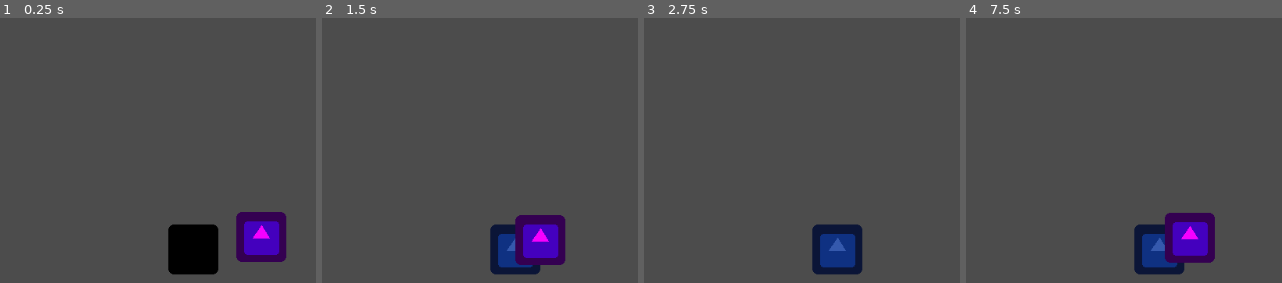
Above: before the commit, frames 1-4 (left to right).
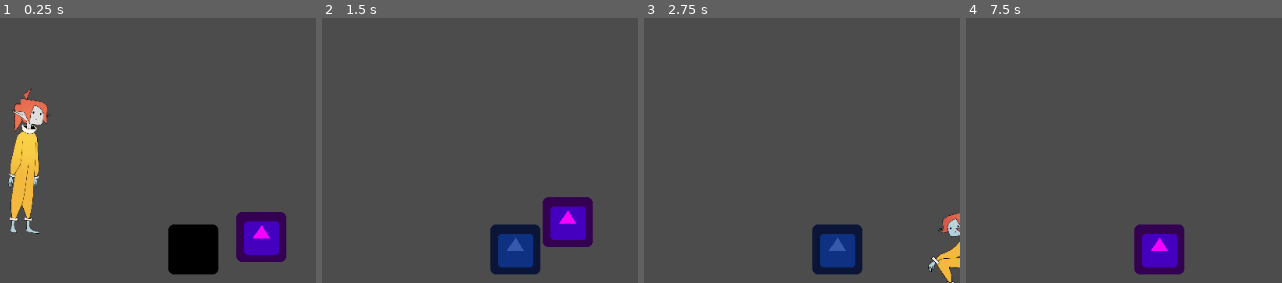
Above: after the commit, the same moments.

Repository: matthewkurnia/TuringsGarden
Game: Godot game, scene res://src/Player/PlayerTestScene.tscn
The game is run twice, just before and just after one commit, with the same random seed, the same clock (stepped at 60 frames per second) and the same inputs. The project has no main scene, so this scene is started directly. The engine's default icon, where the game draws it, is replaced by a stand-in: a white triangle on a blue panel in a dark square.
Inputs:
- Up to frame 1 (0.25 s): no input
- Up to frame 2 (1.5 s): hold D (right) from 0.53 s (still down); tap Space (jump) at 0.6, 0.77, 1.07 s; tap E (interact) at 1.35 s
- Up to frame 3 (2.75 s): tap Space (jump) at 1.52, 1.55, 1.82, 2.1 s; release D (right) at 2.03 s; hold A (left) from 2.03 s (still down)
- Up to frame 4 (7.5 s): release A (left) at 2.78 s; hold D (right) 2.78-4.28 s; tap E (interact) every 1.5 s from 2.85 to 7.35 s; tap Space (jump) at 3.02, 3.05, 3.32, 3.6, 3.77, 4.07, 4.52, 4.55, 4.82, 5, 5.1, 6.02, 6.05, 6.32, 6.5, 6.6, 6.77, 7.07 s; tap Enter at 4.25, 5.75, 7.25 s; hold A (left) 4.28-5.03 s; hold D (right) 5.03-5.78 s; hold A (left) 5.78-7.28 s; hold D (right) from 7.28 s (still down)

The runs differ from the first frame. In frame 1, 3.7% of the frame differs, in the area x 2-17%, y 26-82%; in frame 2, 4.8%, in the area x 61-86%, y 67-94%; in frame 3, 1.1%; in frame 4, 4.8%.

Commit message:
animation tree implemented

Diff:
--- a/src/Player/Player.gd
+++ b/src/Player/Player.gd
@@ -1,5 +1,7 @@
 extends KinematicBody2D
 
+
+signal direction_changed(curr_direction)
 
 const NORMAL = Vector2(0, -1)
 
@@ -25,7 +27,15 @@
 	if apply_friction:
 		tmp_velo.x = lerp(tmp_velo.x, 0, friction)
 	velo = move_and_slide(rotation_transform * tmp_velo, rotation_transform * NORMAL)
-	direction = sign(velo.x)
+	update_direction()
+
+
+func update_direction():
+	if sign(velo.x) == 0:
+		return
+	if direction != sign(velo.x):
+		direction = sign(velo.x)
+		emit_signal("direction_changed", direction)
 
 
 func change_state(state_name: String):
--- a/src/Player/Player.tscn
+++ b/src/Player/Player.tscn
@@ -7,22 +7,575 @@
 [ext_resource path="res://src/Player/States/Jump.gd" type="Script" id=5]
 [ext_resource path="res://src/Player/States/Fall.gd" type="Script" id=6]
 [ext_resource path="res://src/Player/PickupArea.gd" type="Script" id=7]
-
-[sub_resource type="RectangleShape2D" id=1]
-extents = Vector2( 16, 16 )
-
-[sub_resource type="CircleShape2D" id=2]
+[ext_resource path="res://assets/player/sprites/evelyn0027.png" type="Texture" id=8]
+[ext_resource path="res://assets/player/sprites/evelyn0021.png" type="Texture" id=9]
+[ext_resource path="res://assets/player/sprites/evelyn0009.png" type="Texture" id=10]
+[ext_resource path="res://assets/player/sprites/evelyn0010.png" type="Texture" id=11]
+[ext_resource path="res://assets/player/sprites/evelyn0017.png" type="Texture" id=12]
+[ext_resource path="res://assets/player/sprites/evelyn0006.png" type="Texture" id=13]
+[ext_resource path="res://assets/player/sprites/evelyn0002.png" type="Texture" id=14]
+[ext_resource path="res://assets/player/sprites/evelyn0019.png" type="Texture" id=15]
+[ext_resource path="res://assets/player/sprites/evelyn0024.png" type="Texture" id=16]
+[ext_resource path="res://assets/player/sprites/evelyn0018.png" type="Texture" id=17]
+[ext_resource path="res://assets/player/sprites/evelyn0025.png" type="Texture" id=18]
+[ext_resource path="res://assets/player/sprites/evelyn0007.png" type="Texture" id=19]
+[ext_resource path="res://assets/player/sprites/evelyn0026.png" type="Texture" id=20]
+[ext_resource path="res://assets/player/sprites/evelyn0013.png" type="Texture" id=21]
+[ext_resource path="res://assets/player/sprites/evelyn0001.png" type="Texture" id=22]
+[ext_resource path="res://assets/player/sprites/evelyn0005.png" type="Texture" id=23]
+[ext_resource path="res://assets/player/sprites/evelyn0004.png" type="Texture" id=24]
+[ext_resource path="res://assets/player/sprites/evelyn0014.png" type="Texture" id=25]
+[ext_resource path="res://assets/player/sprites/evelyn0003.png" type="Texture" id=26]
+[ext_resource path="res://assets/player/sprites/evelyn0011.png" type="Texture" id=27]
+[ext_resource path="res://assets/player/sprites/evelyn0012.png" type="Texture" id=28]
+[ext_resource path="res://assets/player/sprites/evelyn0016.png" type="Texture" id=29]
+[ext_resource path="res://assets/player/sprites/evelyn0015.png" type="Texture" id=30]
+[ext_resource path="res://assets/player/sprites/evelyn0020.png" type="Texture" id=31]
+[ext_resource path="res://assets/player/sprites/evelyn0023.png" type="Texture" id=32]
+[ext_resource path="res://assets/player/sprites/evelyn0008.png" type="Texture" id=33]
+[ext_resource path="res://src/Player/PlayerAnimationTree.gd" type="Script" id=34]
+[ext_resource path="res://assets/player/sprites/evelyn0022.png" type="Texture" id=35]
+[ext_resource path="res://assets/player/sprites/evelyn0029.png" type="Texture" id=36]
+[ext_resource path="res://assets/player/sprites/evelyn0030.png" type="Texture" id=37]
+[ext_resource path="res://assets/player/sprites/evelyn0028.png" type="Texture" id=38]
+
+[sub_resource type="SpriteFrames" id=1]
+animations = [ {
+"frames": [ ExtResource( 22 ), ExtResource( 14 ) ],
+"loop": true,
+"name": "idle",
+"speed": 3.0
+}, {
+"frames": [ ExtResource( 29 ), ExtResource( 12 ) ],
+"loop": true,
+"name": "run_turn",
+"speed": 5.0
+}, {
+"frames": [ ExtResource( 29 ), ExtResource( 37 ) ],
+"loop": true,
+"name": "stopping",
+"speed": 5.0
+}, {
+"frames": [ ExtResource( 13 ), ExtResource( 19 ), ExtResource( 33 ), ExtResource( 10 ), ExtResource( 11 ), ExtResource( 27 ), ExtResource( 28 ), ExtResource( 21 ), ExtResource( 25 ), ExtResource( 30 ), ExtResource( 24 ), ExtResource( 23 ) ],
+"loop": true,
+"name": "run",
+"speed": 12.0
+}, {
+"frames": [ ExtResource( 26 ) ],
+"loop": true,
+"name": "stand_turn",
+"speed": 12.0
+}, {
+"frames": [ ExtResource( 17 ), ExtResource( 15 ), ExtResource( 31 ), ExtResource( 9 ), ExtResource( 35 ) ],
+"loop": false,
+"name": "jump",
+"speed": 12.0
+}, {
+"frames": [ ExtResource( 16 ), ExtResource( 18 ), ExtResource( 20 ) ],
+"loop": true,
+"name": "fall",
+"speed": 3.0
+}, {
+"frames": [ ExtResource( 32 ) ],
+"loop": true,
+"name": "air_turn",
+"speed": 12.0
+}, {
+"frames": [ ExtResource( 8 ), ExtResource( 38 ), ExtResource( 36 ), ExtResource( 37 ) ],
+"loop": false,
+"name": "land",
+"speed": 12.0
+} ]
+
+[sub_resource type="RectangleShape2D" id=2]
+extents = Vector2( 20, 83 )
+
+[sub_resource type="CircleShape2D" id=3]
 radius = 80.0
+
+[sub_resource type="Animation" id=4]
+resource_name = "fall"
+length = 0.5
+step = 0.083
+tracks/0/type = "value"
+tracks/0/path = NodePath("AnimatedSprite:animation")
+tracks/0/interp = 1
+tracks/0/loop_wrap = true
+tracks/0/imported = false
+tracks/0/enabled = true
+tracks/0/keys = {
+"times": PoolRealArray( 0 ),
+"transitions": PoolRealArray( 1 ),
+"update": 1,
+"values": [ "fall" ]
+}
+tracks/1/type = "value"
+tracks/1/path = NodePath("AnimatedSprite:frame")
+tracks/1/interp = 1
+tracks/1/loop_wrap = true
+tracks/1/imported = false
+tracks/1/enabled = true
+tracks/1/keys = {
+"times": PoolRealArray( 0, 0.083, 0.166 ),
+"transitions": PoolRealArray( 1, 1, 1 ),
+"update": 1,
+"values": [ 0, 1, 2 ]
+}
+
+[sub_resource type="Animation" id=5]
+resource_name = "idle"
+length = 0.6
+loop = true
+tracks/0/type = "value"
+tracks/0/path = NodePath("AnimatedSprite:frame")
+tracks/0/interp = 1
+tracks/0/loop_wrap = true
+tracks/0/imported = false
+tracks/0/enabled = true
+tracks/0/keys = {
+"times": PoolRealArray( 0, 0.3 ),
+"transitions": PoolRealArray( 1, 1 ),
+"update": 1,
+"values": [ 0, 1 ]
+}
+tracks/1/type = "value"
+tracks/1/path = NodePath("AnimatedSprite:animation")
+tracks/1/interp = 1
+tracks/1/loop_wrap = true
+tracks/1/imported = false
+tracks/1/enabled = true
+tracks/1/keys = {
+"times": PoolRealArray( 0 ),
+"transitions": PoolRealArray( 1 ),
+"update": 1,
+"values": [ "idle" ]
+}
+
+[sub_resource type="Animation" id=6]
+resource_name = "jump"
+length = 0.415
+step = 0.083
+tracks/0/type = "value"
+tracks/0/path = NodePath("AnimatedSprite:animation")
+tracks/0/interp = 1
+tracks/0/loop_wrap = true
+tracks/0/imported = false
+tracks/0/enabled = true
+tracks/0/keys = {
+"times": PoolRealArray( 0 ),
+"transitions": PoolRealArray( 1 ),
+"update": 1,
+"values": [ "jump" ]
+}
+tracks/1/type = "value"
+tracks/1/path = NodePath("AnimatedSprite:frame")
+tracks/1/interp = 1
+tracks/1/loop_wrap = true
+tracks/1/imported = false
+tracks/1/enabled = true
+tracks/1/keys = {
+"times": PoolRealArray( 0, 0.083, 0.166, 0.249, 0.332 ),
+"transitions": PoolRealArray( 1, 1, 1, 1, 1 ),
+"update": 1,
+"values": [ 0, 1, 2, 3, 4 ]
+}
+
+[sub_resource type="Animation" id=7]
+resource_name = "land"
+length = 0.332
+step = 0.083
+tracks/0/type = "value"
+tracks/0/path = NodePath("AnimatedSprite:animation")
+tracks/0/interp = 1
+tracks/0/loop_wrap = true
+tracks/0/imported = false
+tracks/0/enabled = true
+tracks/0/keys = {
+"times": PoolRealArray( 0 ),
+"transitions": PoolRealArray( 1 ),
+"update": 1,
+"values": [ "land" ]
+}
+tracks/1/type = "value"
+tracks/1/path = NodePath("AnimatedSprite:frame")
+tracks/1/interp = 1
+tracks/1/loop_wrap = true
+tracks/1/imported = false
+tracks/1/enabled = true
+tracks/1/keys = {
+"times": PoolRealArray( 0, 0.083, 0.166, 0.249 ),
+"transitions": PoolRealArray( 1, 1, 1, 1 ),
+"update": 1,
+"values": [ 0, 1, 2, 3 ]
+}
+
+[sub_resource type="Animation" id=8]
+resource_name = "mid_jump"
+length = 0.2
+tracks/0/type = "value"
+tracks/0/path = NodePath("AnimatedSprite:animation")
+tracks/0/interp = 1
+tracks/0/loop_wrap = true
+tracks/0/imported = false
+tracks/0/enabled = true
+tracks/0/keys = {
+"times": PoolRealArray( 0 ),
+"transitions": PoolRealArray( 1 ),
+"update": 1,
+"values": [ "jump" ]
+}
+tracks/1/type = "value"
+tracks/1/path = NodePath("AnimatedSprite:frame")
+tracks/1/interp = 1
+tracks/1/loop_wrap = true
+tracks/1/imported = false
+tracks/1/enabled = true
+tracks/1/keys = {
+"times": PoolRealArray( 0 ),
+"transitions": PoolRealArray( 1 ),
+"update": 1,
+"values": [ 4 ]
+}
+
+[sub_resource type="Animation" id=9]
+loop = true
+step = 0.083
+tracks/0/type = "value"
+tracks/0/path = NodePath("AnimatedSprite:frame")
+tracks/0/interp = 1
+tracks/0/loop_wrap = true
+tracks/0/imported = false
+tracks/0/enabled = true
+tracks/0/keys = {
+"times": PoolRealArray( 0, 0.083, 0.166, 0.249, 0.332, 0.415, 0.498, 0.581, 0.664, 0.747, 0.83, 0.913 ),
+"transitions": PoolRealArray( 1, 1, 1, 1, 1, 1, 1, 1, 1, 1, 1, 1 ),
+"update": 1,
+"values": [ 0, 1, 2, 3, 4, 5, 6, 7, 8, 9, 10, 11 ]
+}
+tracks/1/type = "value"
+tracks/1/path = NodePath("AnimatedSprite:animation")
+tracks/1/interp = 1
+tracks/1/loop_wrap = true
+tracks/1/imported = false
+tracks/1/enabled = true
+tracks/1/keys = {
+"times": PoolRealArray( 0 ),
+"transitions": PoolRealArray( 1 ),
+"update": 1,
+"values": [ "run" ]
+}
+
+[sub_resource type="Animation" id=43]
+resource_name = "run_start"
+length = 0.083
+step = 0.083
+tracks/0/type = "value"
+tracks/0/path = NodePath("AnimatedSprite:animation")
+tracks/0/interp = 1
+tracks/0/loop_wrap = true
+tracks/0/imported = false
+tracks/0/enabled = true
+tracks/0/keys = {
+"times": PoolRealArray( 0 ),
+"transitions": PoolRealArray( 1 ),
+"update": 1,
+"values": [ "stopping" ]
+}
+tracks/1/type = "value"
+tracks/1/path = NodePath("AnimatedSprite:frame")
+tracks/1/interp = 1
+tracks/1/loop_wrap = true
+tracks/1/imported = false
+tracks/1/enabled = true
+tracks/1/keys = {
+"times": PoolRealArray( 0 ),
+"transitions": PoolRealArray( 1 ),
+"update": 1,
+"values": [ 1 ]
+}
+
+[sub_resource type="Animation" id=10]
+resource_name = "stop"
+length = 0.2
+tracks/0/type = "value"
+tracks/0/path = NodePath("AnimatedSprite:animation")
+tracks/0/interp = 1
+tracks/0/loop_wrap = true
+tracks/0/imported = false
+tracks/0/enabled = true
+tracks/0/keys = {
+"times": PoolRealArray( 0 ),
+"transitions": PoolRealArray( 1 ),
+"update": 1,
+"values": [ "stopping" ]
+}
+tracks/1/type = "value"
+tracks/1/path = NodePath("AnimatedSprite:frame")
+tracks/1/interp = 1
+tracks/1/loop_wrap = true
+tracks/1/imported = false
+tracks/1/enabled = true
+tracks/1/keys = {
+"times": PoolRealArray( 0, 0.1 ),
+"transitions": PoolRealArray( 1, 1 ),
+"update": 1,
+"values": [ 0, 1 ]
+}
+
+[sub_resource type="Animation" id=11]
+length = 0.083
+step = 0.01
+tracks/0/type = "value"
+tracks/0/path = NodePath("AnimatedSprite:animation")
+tracks/0/interp = 1
+tracks/0/loop_wrap = true
+tracks/0/imported = false
+tracks/0/enabled = true
+tracks/0/keys = {
+"times": PoolRealArray( 0 ),
+"transitions": PoolRealArray( 1 ),
+"update": 1,
+"values": [ "air_turn" ]
+}
+tracks/1/type = "value"
+tracks/1/path = NodePath("AnimatedSprite:frame")
+tracks/1/interp = 1
+tracks/1/loop_wrap = true
+tracks/1/imported = false
+tracks/1/enabled = true
+tracks/1/keys = {
+"times": PoolRealArray( 0 ),
+"transitions": PoolRealArray( 1 ),
+"update": 1,
+"values": [ 0 ]
+}
+tracks/2/type = "method"
+tracks/2/path = NodePath("AnimationTree")
+tracks/2/interp = 1
+tracks/2/loop_wrap = true
+tracks/2/imported = false
+tracks/2/enabled = true
+tracks/2/keys = {
+"times": PoolRealArray( 0.08 ),
+"transitions": PoolRealArray( 1 ),
+"values": [ {
+"args": [  ],
+"method": "update_flip"
+} ]
+}
+
+[sub_resource type="Animation" id=12]
+length = 0.083
+tracks/0/type = "value"
+tracks/0/path = NodePath("AnimatedSprite:frame")
+tracks/0/interp = 1
+tracks/0/loop_wrap = true
+tracks/0/imported = false
+tracks/0/enabled = true
+tracks/0/keys = {
+"times": PoolRealArray( 0 ),
+"transitions": PoolRealArray( 1 ),
+"update": 1,
+"values": [ 0 ]
+}
+tracks/1/type = "value"
+tracks/1/path = NodePath("AnimatedSprite:animation")
+tracks/1/interp = 1
+tracks/1/loop_wrap = true
+tracks/1/imported = false
+tracks/1/enabled = true
+tracks/1/keys = {
+"times": PoolRealArray( 0 ),
+"transitions": PoolRealArray( 1 ),
+"update": 1,
+"values": [ "stand_turn" ]
+}
+tracks/2/type = "method"
+tracks/2/path = NodePath("AnimationTree")
+tracks/2/interp = 1
+tracks/2/loop_wrap = true
+tracks/2/imported = false
+tracks/2/enabled = true
+tracks/2/keys = {
+"times": PoolRealArray( 0.08 ),
+"transitions": PoolRealArray( 1 ),
+"values": [ {
+"args": [  ],
+"method": "update_flip"
+} ]
+}
+
+[sub_resource type="Animation" id=13]
+resource_name = "turn_on_run"
+length = 0.167
+step = 0.083
+tracks/0/type = "value"
+tracks/0/path = NodePath("AnimatedSprite:animation")
+tracks/0/interp = 1
+tracks/0/loop_wrap = true
+tracks/0/imported = false
+tracks/0/enabled = true
+tracks/0/keys = {
+"times": PoolRealArray( 0 ),
+"transitions": PoolRealArray( 1 ),
+"update": 1,
+"values": [ "run_turn" ]
+}
+tracks/1/type = "value"
+tracks/1/path = NodePath("AnimatedSprite:frame")
+tracks/1/interp = 1
+tracks/1/loop_wrap = true
+tracks/1/imported = false
+tracks/1/enabled = true
+tracks/1/keys = {
+"times": PoolRealArray( 0, 0.083 ),
+"transitions": PoolRealArray( 1, 1 ),
+"update": 1,
+"values": [ 0, 1 ]
+}
+tracks/2/type = "method"
+tracks/2/path = NodePath("AnimationTree")
+tracks/2/interp = 1
+tracks/2/loop_wrap = true
+tracks/2/imported = false
+tracks/2/enabled = true
+tracks/2/keys = {
+"times": PoolRealArray( 0.16 ),
+"transitions": PoolRealArray( 1 ),
+"values": [ {
+"args": [  ],
+"method": "update_flip"
+} ]
+}
+
+[sub_resource type="AnimationNodeAnimation" id=14]
+animation = "fall"
+
+[sub_resource type="AnimationNodeAnimation" id=15]
+animation = "idle"
+
+[sub_resource type="AnimationNodeAnimation" id=16]
+animation = "jump"
+
+[sub_resource type="AnimationNodeAnimation" id=17]
+animation = "mid_jump"
+
+[sub_resource type="AnimationNodeAnimation" id=18]
+animation = "land"
+
+[sub_resource type="AnimationNodeAnimation" id=19]
+animation = "run"
+
+[sub_resource type="AnimationNodeAnimation" id=20]
+animation = "stop"
+
+[sub_resource type="AnimationNodeAnimation" id=21]
+animation = "turn_on_ground"
+
+[sub_resource type="AnimationNodeAnimation" id=22]
+animation = "turn_mid_air"
+
+[sub_resource type="AnimationNodeAnimation" id=23]
+animation = "turn_on_run"
+
+[sub_resource type="AnimationNodeStateMachineTransition" id=24]
+
+[sub_resource type="AnimationNodeStateMachineTransition" id=25]
+
+[sub_resource type="AnimationNodeStateMachineTransition" id=26]
+switch_mode = 2
+auto_advance = true
+
+[sub_resource type="AnimationNodeStateMachineTransition" id=27]
+
+[sub_resource type="AnimationNodeStateMachineTransition" id=29]
+
+[sub_resource type="AnimationNodeStateMachineTransition" id=30]
+switch_mode = 2
+auto_advance = true
+
+[sub_resource type="AnimationNodeStateMachineTransition" id=31]
+switch_mode = 2
+auto_advance = true
+
+[sub_resource type="AnimationNodeStateMachineTransition" id=32]
+switch_mode = 2
+auto_advance = true
+
+[sub_resource type="AnimationNodeStateMachineTransition" id=33]
+
+[sub_resource type="AnimationNodeStateMachineTransition" id=34]
+switch_mode = 2
+auto_advance = true
+
+[sub_resource type="AnimationNodeStateMachineTransition" id=35]
+switch_mode = 2
+auto_advance = true
+
+[sub_resource type="AnimationNodeStateMachineTransition" id=36]
+
+[sub_resource type="AnimationNodeStateMachineTransition" id=37]
+
+[sub_resource type="AnimationNodeStateMachineTransition" id=38]
+switch_mode = 2
+auto_advance = true
+
+[sub_resource type="AnimationNodeStateMachineTransition" id=39]
+switch_mode = 2
+auto_advance = true
+
+[sub_resource type="AnimationNodeStateMachineTransition" id=42]
+
+[sub_resource type="AnimationNodeStateMachineTransition" id=44]
+advance_condition = "advance_run"
+
+[sub_resource type="AnimationNodeStateMachineTransition" id=45]
+switch_mode = 2
+
+[sub_resource type="AnimationNodeStateMachine" id=40]
+states/fall/node = SubResource( 14 )
+states/fall/position = Vector2( 827, 61 )
+states/idle/node = SubResource( 15 )
+states/idle/position = Vector2( 445, 129 )
+states/initial_jump/node = SubResource( 16 )
+states/initial_jump/position = Vector2( 712, 427 )
+states/jump/node = SubResource( 17 )
+states/jump/position = Vector2( 853, 228 )
+states/land/node = SubResource( 18 )
+states/land/position = Vector2( 110, 71 )
+states/run/node = SubResource( 19 )
+states/run/position = Vector2( 305, 458 )
+states/stop/node = SubResource( 20 )
+states/stop/position = Vector2( 289, 249 )
+states/turn_idle/node = SubResource( 21 )
+states/turn_idle/position = Vector2( 609, 151 )
+states/turn_mid_air/node = SubResource( 22 )
+states/turn_mid_air/position = Vector2( 691, 267 )
+states/turn_run/node = SubResource( 23 )
+states/turn_run/position = Vector2( 507, 391 )
+transitions = [ "idle", "fall", SubResource( 24 ), "fall", "land", SubResource( 25 ), "land", "idle", SubResource( 26 ), "idle", "initial_jump", SubResource( 27 ), "run", "initial_jump", SubResource( 29 ), "land", "run", SubResource( 30 ), "turn_mid_air", "fall", SubResource( 31 ), "turn_idle", "idle", SubResource( 32 ), "run", "stop", SubResource( 33 ), "stop", "idle", SubResource( 34 ), "initial_jump", "jump", SubResource( 35 ), "jump", "fall", SubResource( 36 ), "land", "initial_jump", SubResource( 37 ), "turn_mid_air", "jump", SubResource( 38 ), "turn_run", "run", SubResource( 39 ), "run", "fall", SubResource( 42 ), "idle", "run", SubResource( 44 ), "turn_idle", "run", SubResource( 45 ) ]
+graph_offset = Vector2( -68.4122, 0 )
+
+[sub_resource type="AnimationNodeStateMachinePlayback" id=41]
 
 [node name="Player" type="KinematicBody2D"]
 script = ExtResource( 1 )
 __meta__ = {
 "_edit_group_": true
 }
-friction = 0.2
+friction = 0.3
+acceleration = 200.0
+jump_strength = 850.0
+
+[node name="AnimatedSprite" type="AnimatedSprite" parent="."]
+position = Vector2( 0, -8 )
+scale = Vector2( 0.2, 0.2 )
+frames = SubResource( 1 )
+animation = "run"
+frame = 11
 
 [node name="CollisionShape2D" type="CollisionShape2D" parent="."]
-shape = SubResource( 1 )
+shape = SubResource( 2 )
 
 [node name="StateMachine" type="Node" parent="."]
 script = ExtResource( 2 )
@@ -46,6 +599,27 @@
 script = ExtResource( 7 )
 
 [node name="CollisionShape2D" type="CollisionShape2D" parent="PickupArea"]
-shape = SubResource( 2 )
+shape = SubResource( 3 )
+
+[node name="AnimationPlayer" type="AnimationPlayer" parent="."]
+anims/fall = SubResource( 4 )
+anims/idle = SubResource( 5 )
+anims/jump = SubResource( 6 )
+anims/land = SubResource( 7 )
+anims/mid_jump = SubResource( 8 )
+anims/run = SubResource( 9 )
+anims/run_start = SubResource( 43 )
+anims/stop = SubResource( 10 )
+anims/turn_mid_air = SubResource( 11 )
+anims/turn_on_ground = SubResource( 12 )
+anims/turn_on_run = SubResource( 13 )
+
+[node name="AnimationTree" type="AnimationTree" parent="."]
+tree_root = SubResource( 40 )
+anim_player = NodePath("../AnimationPlayer")
+active = true
+parameters/playback = SubResource( 41 )
+parameters/conditions/advance_run = false
+script = ExtResource( 34 )
 [connection signal="area_entered" from="PickupArea" to="PickupArea" method="_on_area_entered"]
 [connection signal="area_exited" from="PickupArea" to="PickupArea" method="_on_area_exited"]
--- /dev/null
+++ b/src/Player/PlayerAnimationTree.gd
@@ -0,0 +1,48 @@
+extends AnimationTree
+
+
+var anim_state_machine = get("parameters/playback")
+var direction = 1
+var advance_run = self["parameters/conditions/advance_run"]
+
+
+onready var animated_sprite = owner.get_node("AnimatedSprite")
+
+
+func _ready():
+	owner.connect("direction_changed", self, "change_direction")
+	anim_state_machine.call_deferred("start", "idle")
+	set_process(false)
+
+
+func _process(delta):
+	animated_sprite.rotation_degrees = direction * min(abs(animated_sprite.rotation_degrees) + 0.3, 15)
+
+
+func update_animation(anim_name: String) -> void:
+	anim_state_machine.travel(anim_name)
+	self["parameters/conditions/advance_run"] = anim_name == "run"
+	if anim_name == "fall":
+		set_process(true)
+	else:
+		set_process(false)
+		animated_sprite.rotation_degrees = 0
+
+
+func change_direction(new_dir):
+	direction = new_dir
+	if owner.is_on_floor():
+		if anim_state_machine.get_current_node() in ["stop", "land"]:
+			anim_state_machine.start("turn_run")
+		else:
+			anim_state_machine.start("turn_idle")
+	else:
+		anim_state_machine.start("turn_mid_air")
+
+
+func update_flip():
+	if direction > 0:
+		animated_sprite.flip_h = false
+	else:
+		animated_sprite.flip_h = true
+	self.advance(0.1)
--- a/src/Player/PlayerTestScene.tscn
+++ b/src/Player/PlayerTestScene.tscn
@@ -11,7 +11,7 @@
 [node name="PlayerTestScene" type="Node2D"]
 
 [node name="Player" parent="." instance=ExtResource( 1 )]
-position = Vector2( 619.924, 511.116 )
+position = Vector2( 654.273, 363.748 )
 
 [node name="StaticBody2D" type="StaticBody2D" parent="."]
 position = Vector2( 466, 748 )
--- a/src/Player/StateMachine.gd
+++ b/src/Player/StateMachine.gd
@@ -6,6 +6,8 @@
 var current_state
 var ct_after: float
 var ct_before: float
+
+onready var animation_tree = owner.get_node("AnimationTree")
 
 
 onready var state_map = {
@@ -33,6 +35,7 @@
 	current_state.exit()
 	current_state = state_map[state_name]
 	current_state.enter()
+	animation_tree.update_animation(state_name)
 
 
 func coyote_time_check():
Binary file added: assets/player/sprites/evelyn0001.png
Not shown, added: assets/player/sprites/evelyn0001.png.import
Binary file added: assets/player/sprites/evelyn0002.png
Not shown, added: assets/player/sprites/evelyn0002.png.import
Binary file added: assets/player/sprites/evelyn0003.png
Not shown, added: assets/player/sprites/evelyn0003.png.import
Binary file added: assets/player/sprites/evelyn0004.png
Not shown, added: assets/player/sprites/evelyn0004.png.import
Binary file added: assets/player/sprites/evelyn0005.png
Not shown, added: assets/player/sprites/evelyn0005.png.import
Binary file added: assets/player/sprites/evelyn0006.png
Not shown, added: assets/player/sprites/evelyn0006.png.import
(and 49 more such lines)
